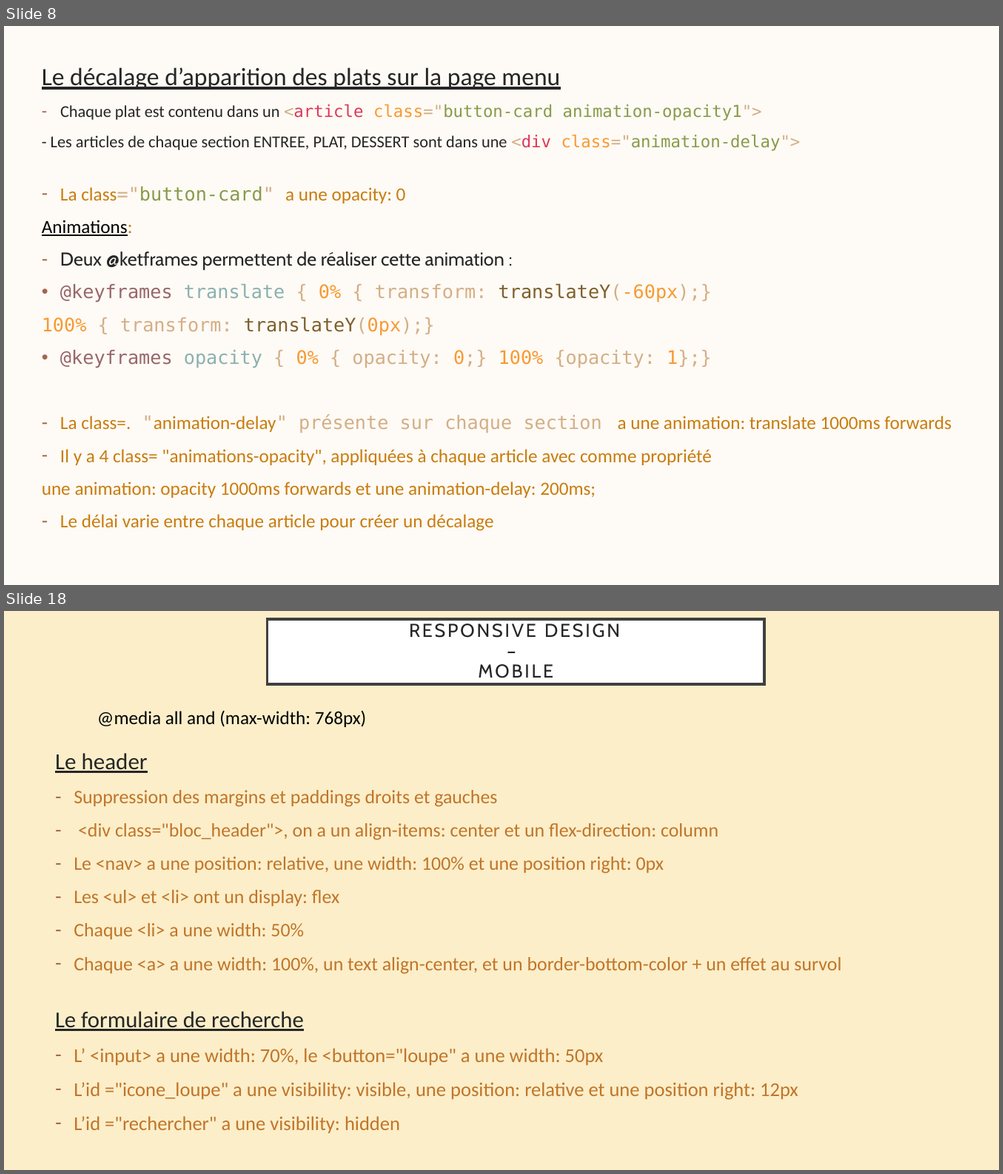
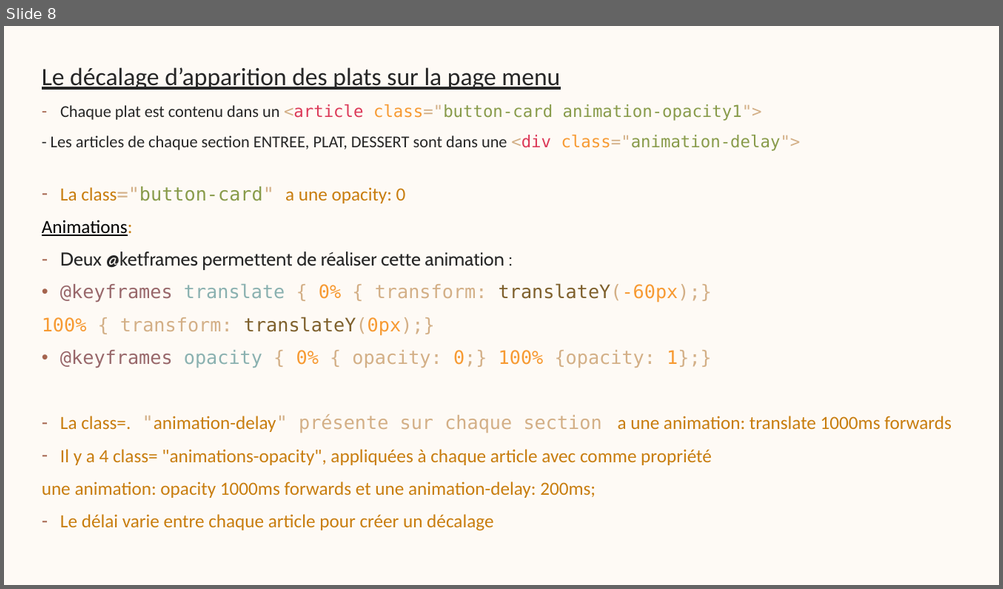
Before and after one commit to marinevnt/Ohmyfood---Openclassrooms, a slide deck: POWER POINT.pptx. Shown one above the other, each under a label of ours: slides 8 and 18 before the commit, slide 8 after it; the slides between them are not shown. The pictures are 1003x1174 and 1003x589 pixels, drawn with LibreOffice and Linux fonts; fonts in the diff are those of the drawing. Boxes give left, top, right and bottom in pixels: in the first picture for what was removed or moved away, otherwise in the second. Text is boxed around its words. In the diff, an @@ line names an element or a change of style, - is before the commit and + after.

```diff
--- a/POWER POINT.pptx
+++ b/POWER POINT.pptx
@@ slide 18 removed at [4, 611, 999, 1170], background #FBEEC9 @@
@@ title removed at [267, 619, 764, 684] @@
-RESPONSIVE DESIGN
-–
-MOBILE
@@ text removed at [97, 710, 367, 727] @@
-@media all and (max-width: 768px)
@@ text removed at [55, 753, 841, 974] @@
-Le header
-– Suppression des margins et paddings droits et gauches
-– <div class="bloc_header">, on a un align-items: center et un flex-direction: column
-– Le <nav> a une position: relative, une width: 100% et une position right: 0px
-– Les <ul> et <li> ont un display: flex
-– Chaque <li> a une width: 50%
-– Chaque <a> a une width: 100%, un text align-center, et un border-bottom-color + un effet au survol
@@ text removed at [55, 1011, 798, 1134] @@
-Le formulaire de recherche
-– L’ <input> a une width: 70%, le <button="loupe" a une width: 50px
-– L’id ="icone_loupe" a une visibility: visible, une position: relative et une position right: 12px
-– L’id ="rechercher" a une visibility: hidden
```
Also in this commit, not shown: 11 other slides removed, 4 other files.
